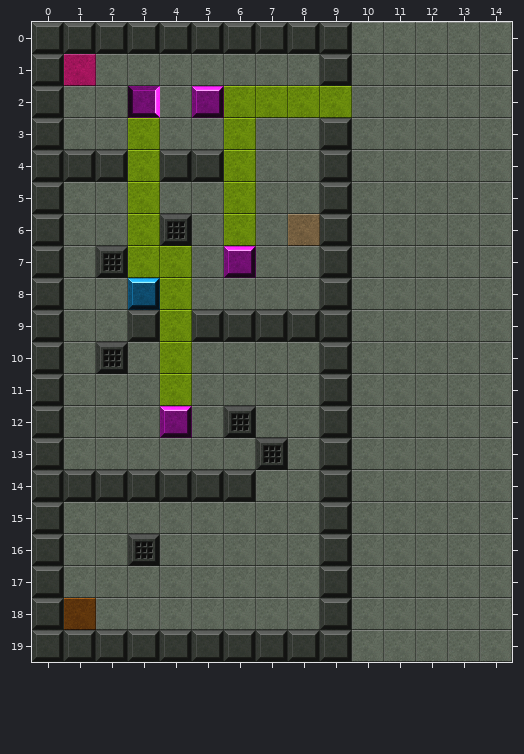
Level history. Tiled map: client/public/assets/tutorial.tmx. Above is the file before it was changed.
Cells are 32x32 px. Shown: x 0..14, y 0..19.
Now the later version:
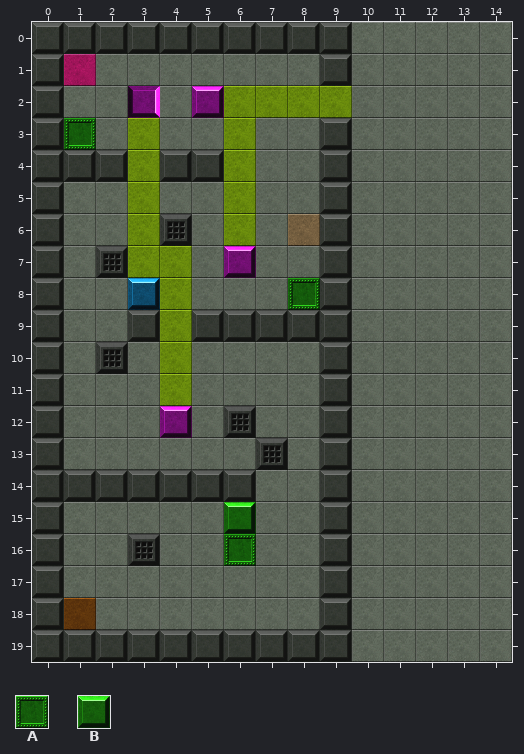
Key: from "tilesBackground": A 60, B 61.
_ is an empty cell.
Tiles of an added or newly shown layer are drawn over the layers below it.
Log entry: added cracked terrain support
Diff:
{"where": "layer \"crackedLayer\" (added)"}
{"y":3,"x":1,"old":"_","new":"A"}
{"y":8,"x":8,"old":"_","new":"A"}
{"y":15,"x":6,"old":"_","new":"B"}
{"y":16,"x":6,"old":"_","new":"A"}
